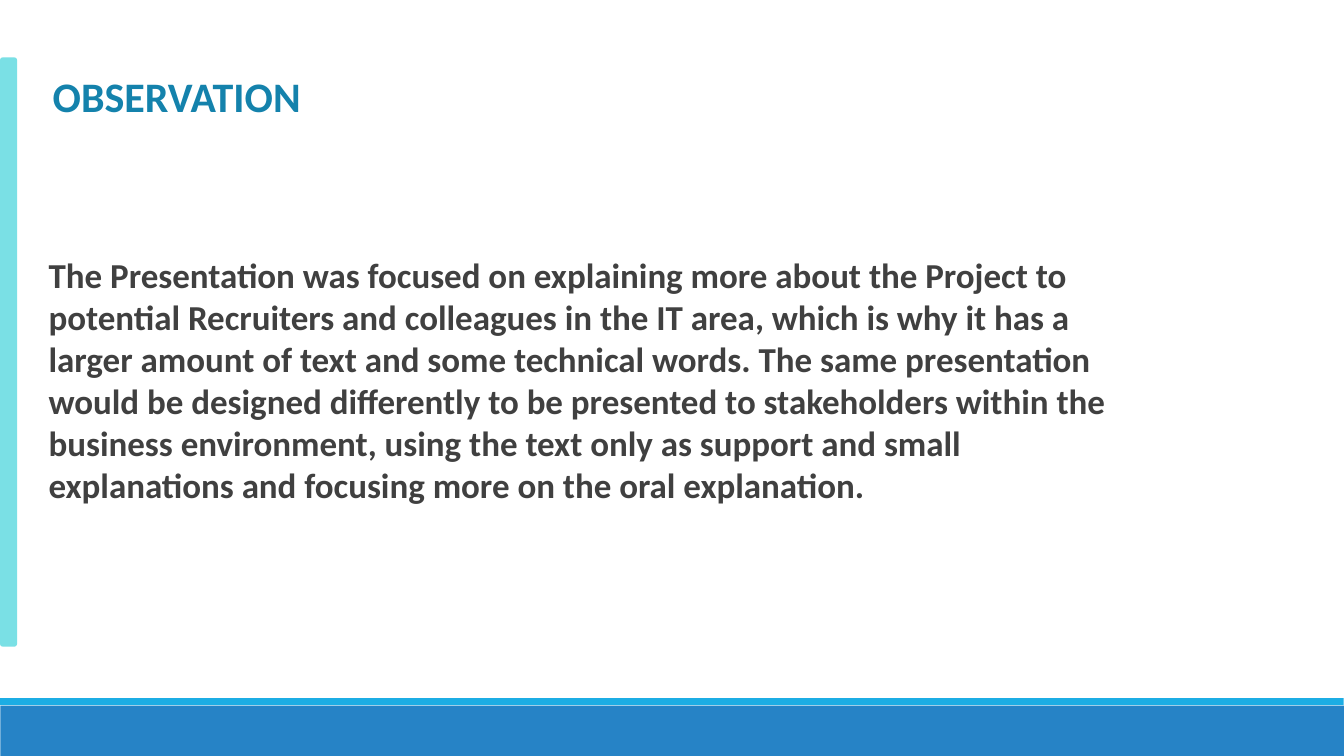
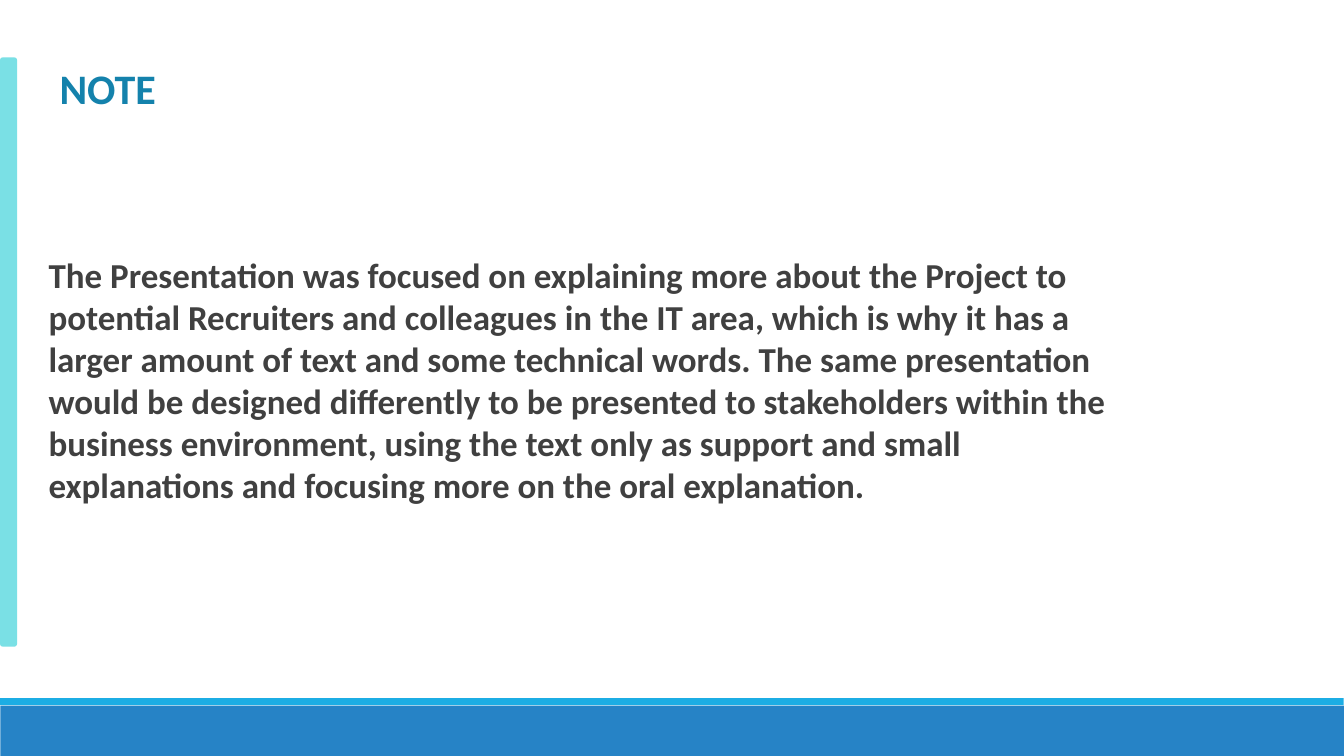
Before and after one commit to RiquelmoFerreira/DataAnalysisUnicorns, a slide deck: slide 18 of Apresentacao-Presentation.pptx. Drawn at 1344x756 pixels with LibreOffice and Linux fonts; fonts in the diff are those of the drawing. Boxes give left, top, right and bottom in pixels: in the first picture for what was removed or moved away, otherwise in the second. Text is boxed around its words. In the diff, an @@ line names an element or a change of style, - is before the commit and + after.

```diff
--- a/Apresentacao-Presentation.pptx
+++ b/Apresentacao-Presentation.pptx
@@ text at <box>60,76,156,105</box>: text changed @@
-OBSERVATION
+NOTE
```
Also in this commit, not shown: 1 other slide changed.
